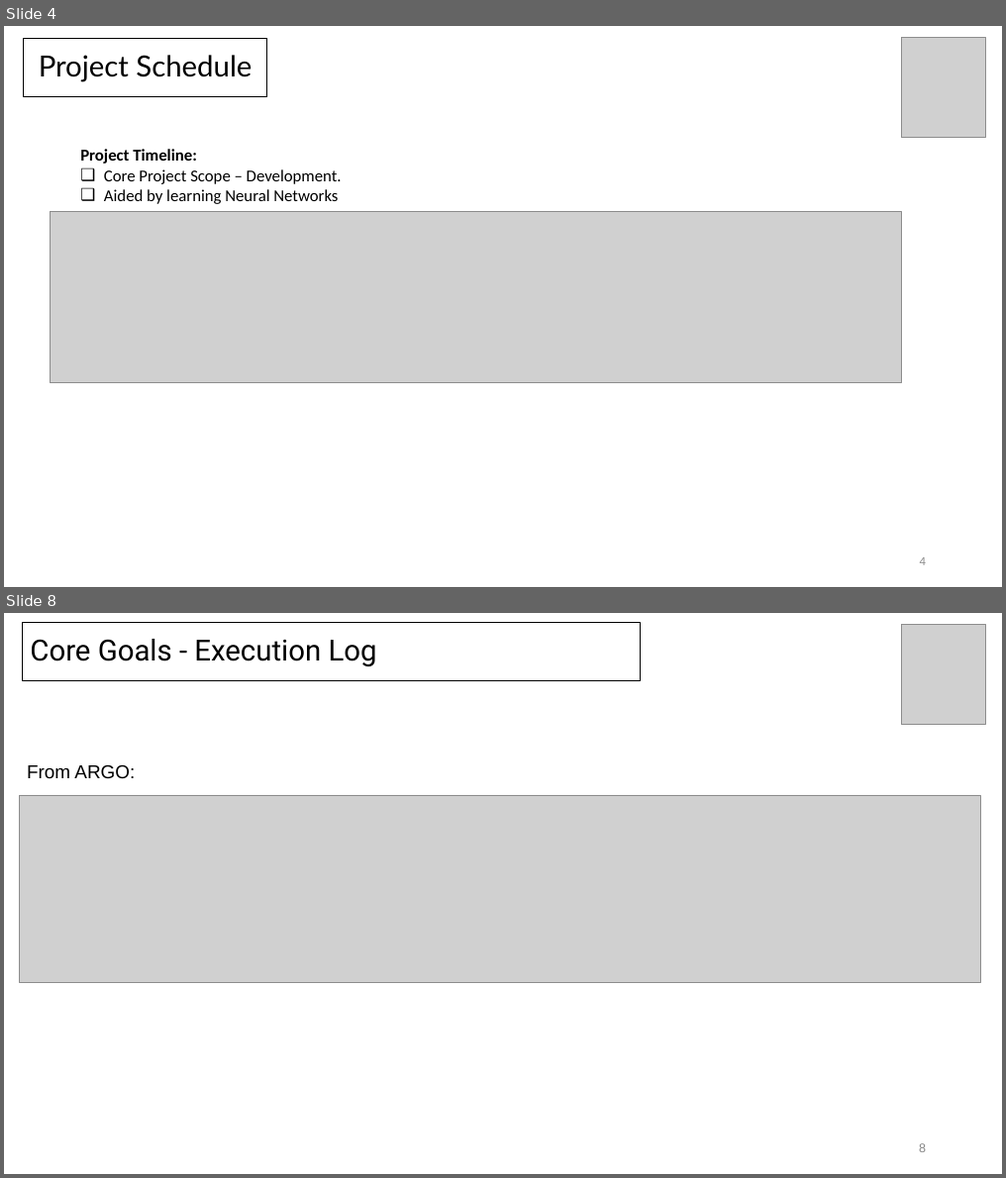
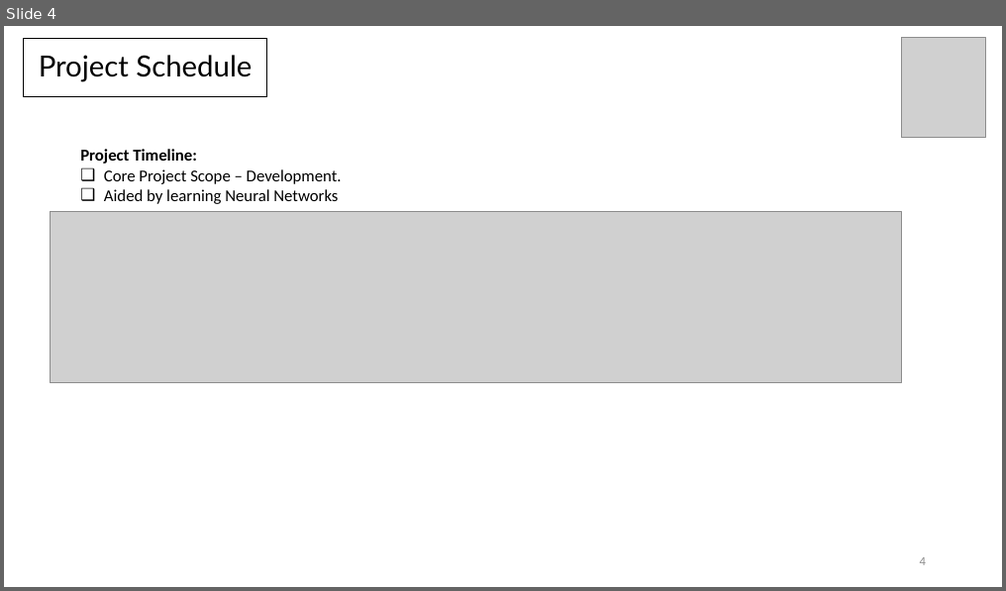
Before and after one commit to coderscraft/simpsons-classification, a slide deck: Documentation/SprintPresentations/Sprint3-Week1.pptx. Shown one above the other, each under a label of ours: slides 4 and 8 before the commit, slide 4 after it; the slides between them are not shown. The pictures are 1006x1178 and 1006x591 pixels, drawn with LibreOffice and Linux fonts; fonts in the diff are those of the drawing; grey boxes stand for pictures. Boxes give left, top, right and bottom in pixels: in the first picture for what was removed or moved away, otherwise in the second. Text is boxed around its words. In the diff, an @@ line names an element or a change of style, - is before the commit and + after.

```diff
--- a/Documentation/SprintPresentations/Sprint3-Week1.pptx
+++ b/Documentation/SprintPresentations/Sprint3-Week1.pptx
@@ slide 8 removed at bbox=[4, 613, 1002, 1174], background #FFFFFF @@
@@ rectangle removed at bbox=[23, 623, 640, 681] @@
-Core Goals - Execution Log
@@ picture removed at bbox=[902, 624, 986, 725] @@
@@ text removed at bbox=[27, 764, 135, 779] @@
-From ARGO:
@@ picture removed at bbox=[20, 795, 980, 982] @@
@@ page number removed at bbox=[919, 1144, 926, 1153] @@
-8
```
Also in this commit, not shown: 4 slides changed, 1 slide added, 7 other slides removed, 2 other files.
